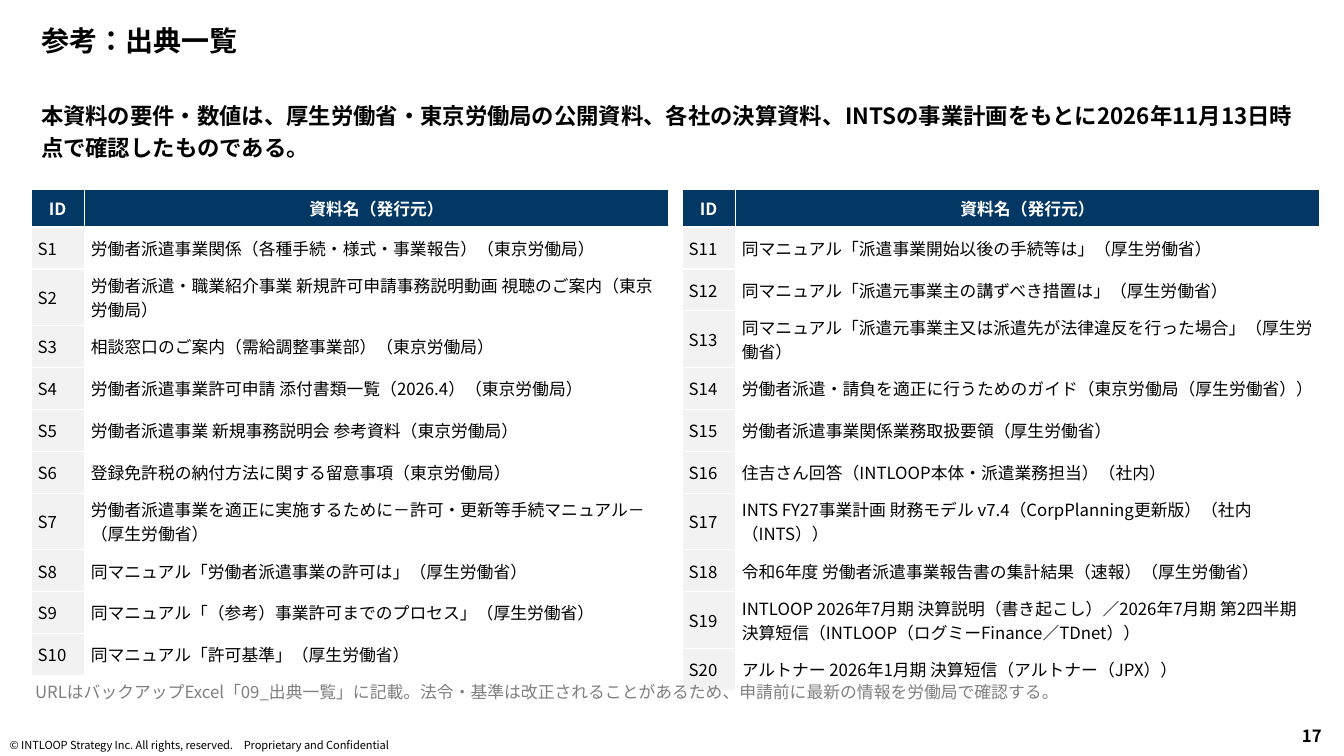
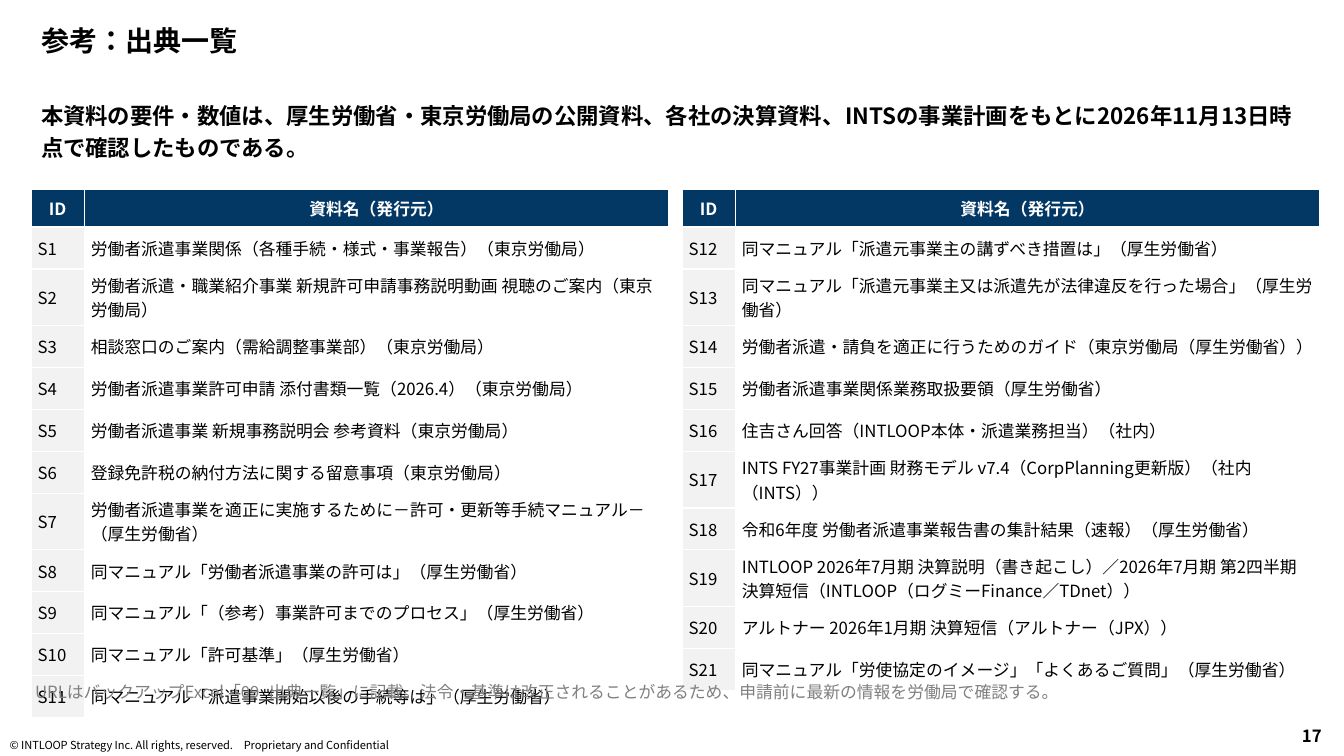
Before and after one commit to mkomko2011/For-AI, a slide deck: slide 17 of INTS_派遣業許可検討/INTS_派遣業許可検討_報告資料.pptx. Drawn at 1344x756 pixels with LibreOffice and Linux fonts; fonts in the diff are those of the drawing; background and template pictures are left out. Boxes give left, top, right and bottom in pixels: in the first picture for what was removed or moved away, otherwise in the second. Text is boxed around its words. In the diff, an @@ line names an element or a change of style, - is before the commit and + after.

```diff
--- a/INTS_派遣業許可検討/INTS_派遣業許可検討_報告資料.pptx
+++ b/INTS_派遣業許可検討/INTS_派遣業許可検討_報告資料.pptx
@@ table at (x1=31, y1=190, x2=669, y2=709) @@
+row 12: S11 | 同マニュアル「派遣事業開始以後の手続等は」（厚生労働省）
@@ table at (x1=683, y1=190, x2=1321, y2=682) @@
-row 2: S11 | 同マニュアル「派遣事業開始以後の手続等は」（厚生労働省）
+row 11: S21 | 同マニュアル「労使協定のイメージ」「よくあるご質問」（厚生労働省）
```
Also in this commit, not shown: 1 other slide changed, 1 other file.
